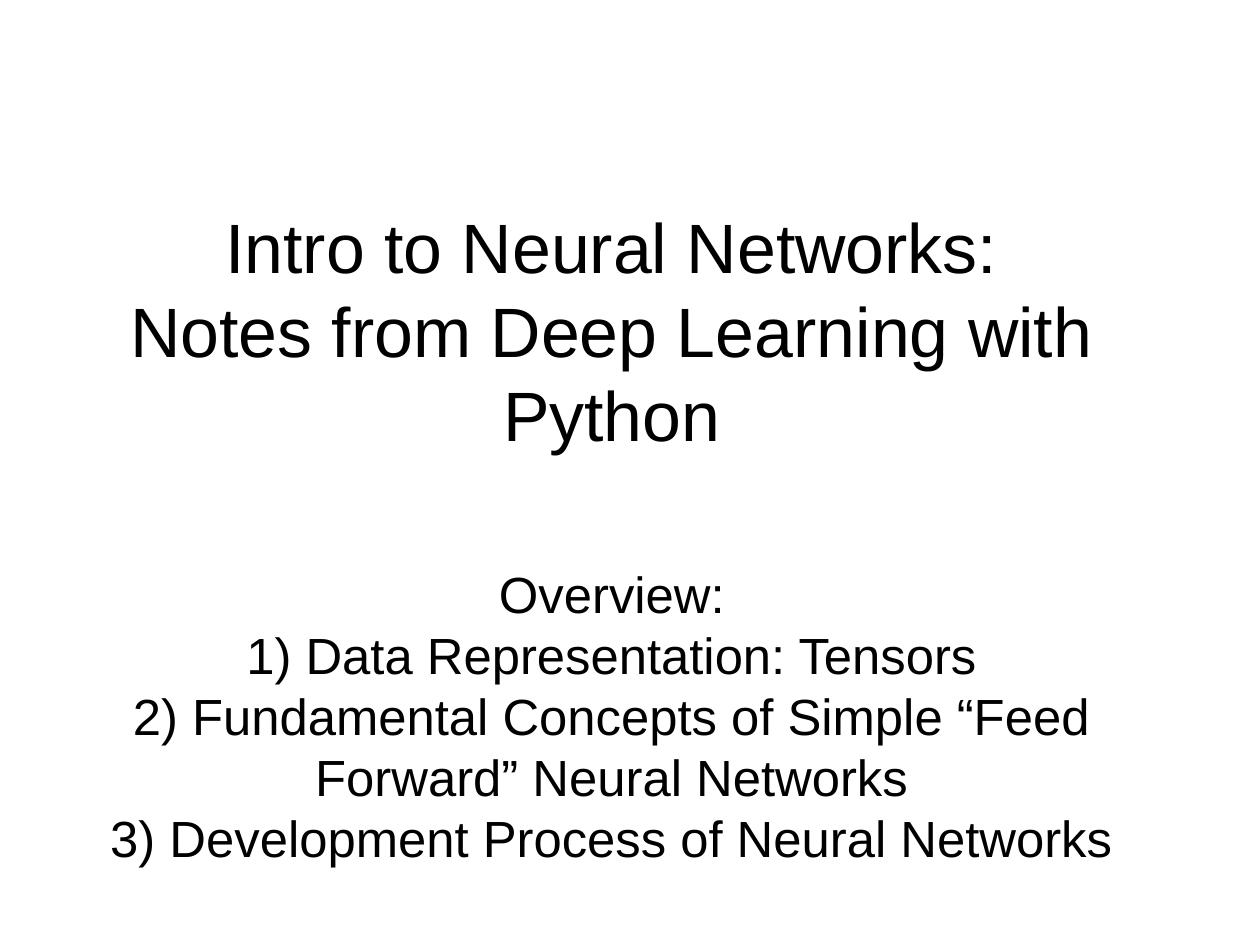
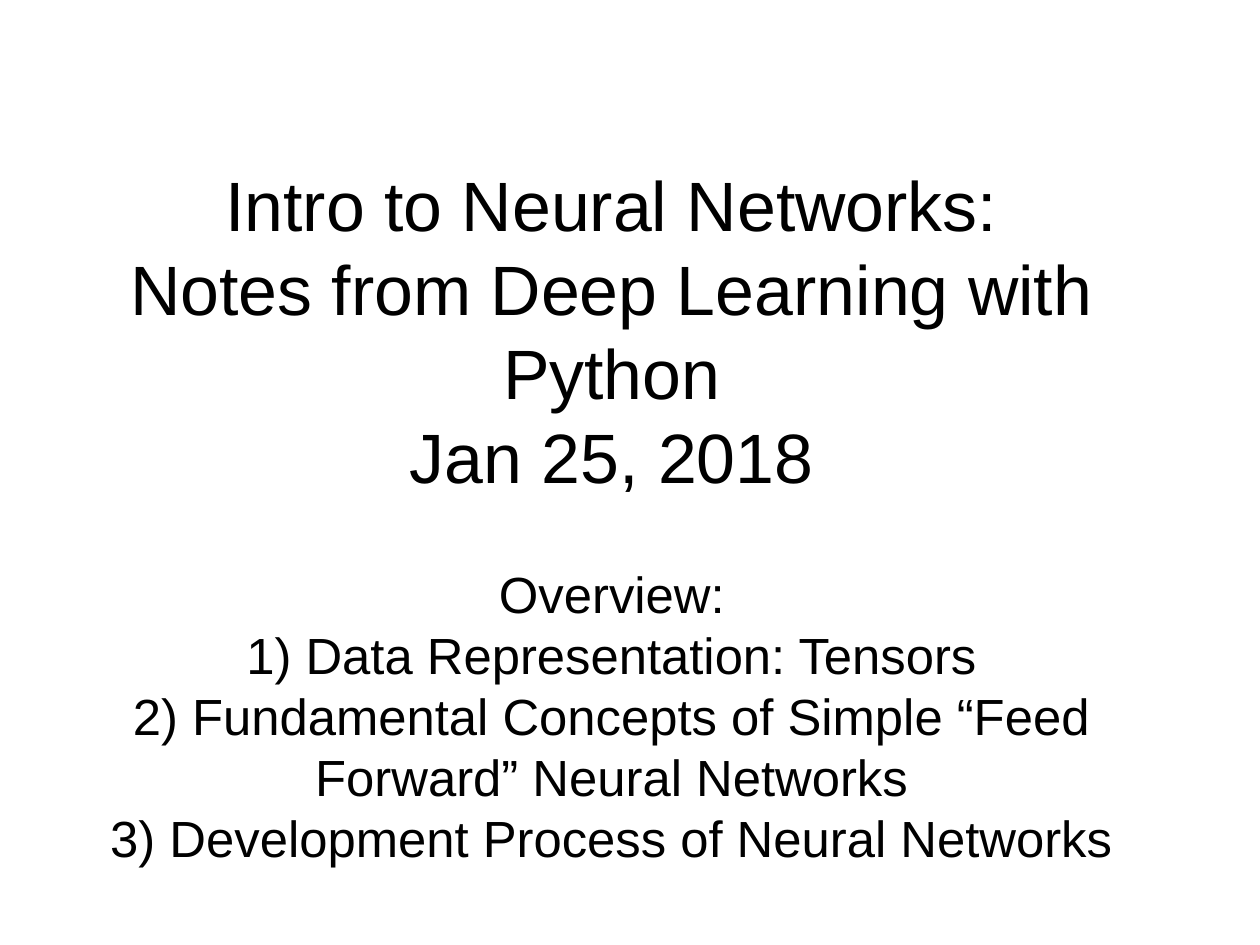
Before and after one commit to sofiabesenski4/MedicalLetterAI, a slide deck: slide 1 of Slides/Intro to Neural Nets and Deep Learning/1-slides.odp. Drawn at 1260x945 pixels with LibreOffice and Linux fonts; fonts in the diff are those of the drawing. Boxes give left, top, right and bottom in pixels: in the first picture for what was removed or moved away, otherwise in the second. Text is boxed around its words. In the diff, an @@ line names an element or a change of style, - is before the commit and + after.

```diff
--- a/Slides/Intro to Neural Nets and Deep Learning/1-slides.odp
+++ b/Slides/Intro to Neural Nets and Deep Learning/1-slides.odp
@@ title at [130,180,1092,492]: text changed @@
-Intro to Neural Networks:
-Notes from Deep Learning with Python
+Intro to Neural Networks:
+Notes from Deep Learning with Python
+Jan 25, 2018
```
Also in this commit, not shown: 3 other slides changed, 15 other files.
